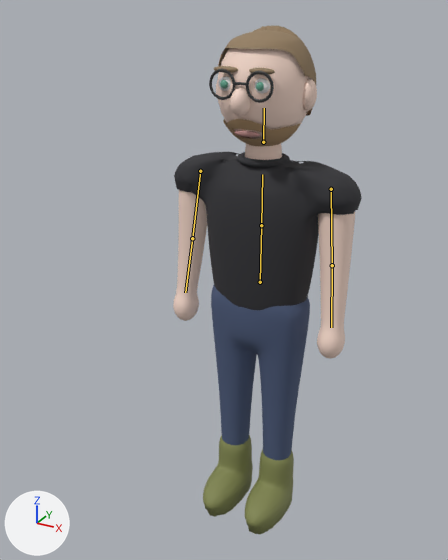
Two versions of the glTF model assets/chars/julian.glb, one commit apart.
Camera for both pictures: a camera (50 mm lens) standing at (0.97, -2.07, 2.09) and looking at (-0.06, -0.19, 1.15). Arrows for +X, +Y and +Z are at lower left; the lights stay in place. The older version comes first. The bones that change are drawn over the model as lines.

In view in the first picture: 'Hals', 'Haut_Koerper', 'Hose', 'Kopf_Gruppe', 'Kragen', 'Schuh_L', 'Schuh_R', 'Shirt'.
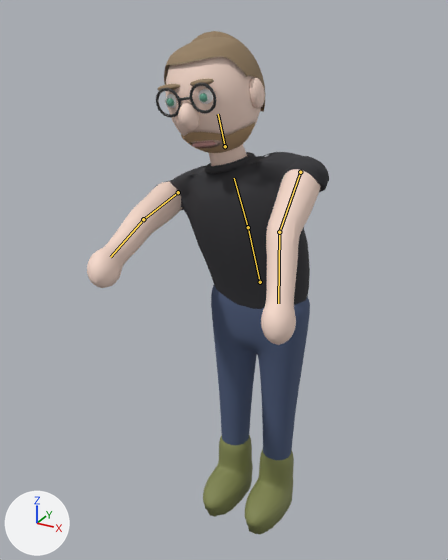
The newer file adds an action. The first version stands in its rest pose; the second is drawn at frame 12 of the action 'FishCast'.

Changed parts and their boxes (x1, y1, x2, y2) in the pictures (448 x 560 px):
'Shirt', posed (7% narrower): before (174, 152, 362, 310); after (154, 152, 329, 309)
'Haut_Koerper', posed (28% wider): before (173, 190, 355, 358); after (87, 169, 321, 345)
'Kopf_Gruppe', posed: before (209, 25, 317, 146); after (156, 31, 265, 153)
'Hals', posed: before (245, 143, 282, 160); after (209, 144, 247, 166)
'Kragen', posed (35% taller): before (237, 152, 290, 168); after (205, 152, 255, 174)
bone 'Spine', root to tip: before (260, 282) to (261, 225); after (260, 282) to (248, 227)
bone 'Chest', root to tip: before (261, 225) to (262, 174); after (248, 227) to (234, 178)
bone 'Head', root to tip: before (263, 142) to (264, 108); after (225, 146) to (218, 114)
bone 'UpperArm.L', root to tip: before (331, 189) to (332, 265); after (300, 172) to (279, 232)
bone 'LowerArm.L', root to tip: before (332, 265) to (331, 327); after (279, 232) to (278, 303)
bone 'UpperArm.R', root to tip: before (200, 171) to (192, 238); after (178, 192) to (143, 219)
bone 'LowerArm.R', root to tip: before (192, 238) to (185, 292); after (143, 219) to (110, 257)

The change, as a diff of the scene's bpy script:
```diff
--- a/assets/chars/julian.glb.py
+++ b/assets/chars/julian.glb.py
@@ bone_spine @@
 bone_spine = bpy.data.objects['JulianRig'].pose.bones['Spine']  # child of 'Hips'
-bone_spine.rotation_quaternion = (1.0, 0.0, 0.0, 0.0)  # degrees (0, 0, 0)
+bone_spine.rotation_quaternion = (0.994, 0.069, 0.006, 0.085)  # degrees (8, 0, 10)
@@ bone_chest @@
 bone_chest = bpy.data.objects['JulianRig'].pose.bones['Chest']  # child of 'Spine'
-bone_chest.rotation_quaternion = (1.0, 0.0, 0.0, 0.0)  # degrees (0, 0, 0)
+bone_chest.rotation_quaternion = (0.998, -0.026, -0.001, 0.051)  # degrees (-3, 0, 6)
@@ bone_head @@
 bone_head = bpy.data.objects['JulianRig'].pose.bones['Head']  # child of 'Neck'
-bone_head.rotation_quaternion = (1.0, 0.0, 0.0, 0.0)  # degrees (0, 0, 0)
+bone_head.rotation_quaternion = (0.998, 0.021, -0.001, -0.051)  # degrees (2, 0, -6)
@@ bone_upperarm_l @@
 bone_upperarm_l = bpy.data.objects['JulianRig'].pose.bones['UpperArm.L']  # child of 'Shoulder.L'
-bone_upperarm_l.rotation_quaternion = (1.0, 0.0, 0.0, 0.0)  # degrees (0, 0, 0)
+bone_upperarm_l.rotation_quaternion = (0.866, -0.499, 0.018, -0.031)  # degrees (-60, 0, -4)
@@ bone_lowerarm_l @@
 bone_lowerarm_l = bpy.data.objects['JulianRig'].pose.bones['LowerArm.L']  # child of 'UpperArm.L'
-bone_lowerarm_l.rotation_quaternion = (1.0, 0.0, 0.0, 0.0)  # degrees (0, 0, 0)
+bone_lowerarm_l.rotation_quaternion = (0.976, 0.219, 0.0, 0.0)  # degrees (25, 0, 0)
@@ bone_upperarm_r @@
 bone_upperarm_r = bpy.data.objects['JulianRig'].pose.bones['UpperArm.R']  # child of 'Shoulder.R'
-bone_upperarm_r.rotation_quaternion = (1.0, 0.0, 0.0, 0.0)  # degrees (0, 0, 0)
+bone_upperarm_r.rotation_quaternion = (0.741, -0.67, -0.03, 0.033)  # degrees (-84, 0, 5)
@@ bone_lowerarm_r @@
 bone_lowerarm_r = bpy.data.objects['JulianRig'].pose.bones['LowerArm.R']  # child of 'UpperArm.R'
-bone_lowerarm_r.rotation_quaternion = (1.0, 0.0, 0.0, 0.0)  # degrees (0, 0, 0)
+bone_lowerarm_r.rotation_quaternion = (0.996, 0.091, 0.0, 0.0)  # degrees (10, 0, 0)
```
